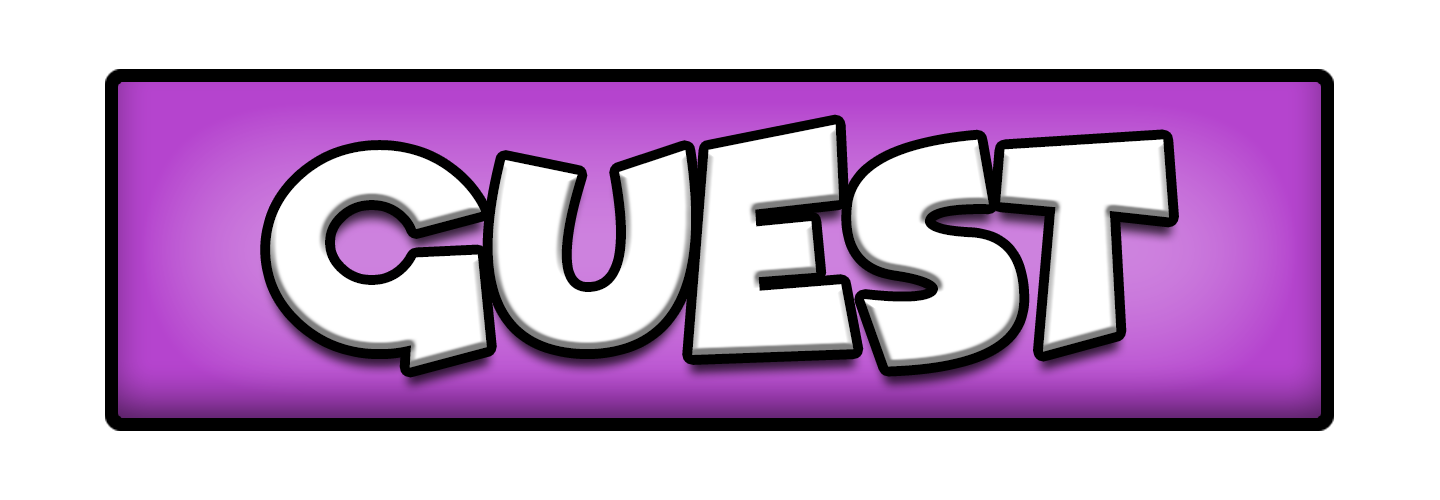
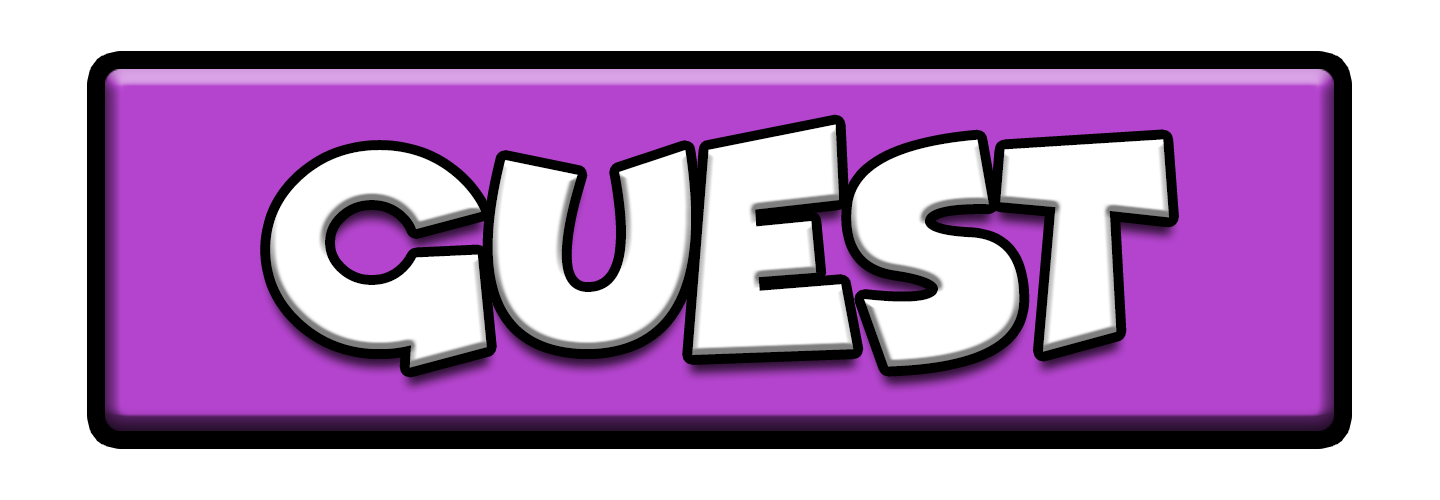
Layers edited between the first and the second (1440, 500) image:
painted on "Rounded Rectangle 1" over <box>105,69,1334,431</box>
